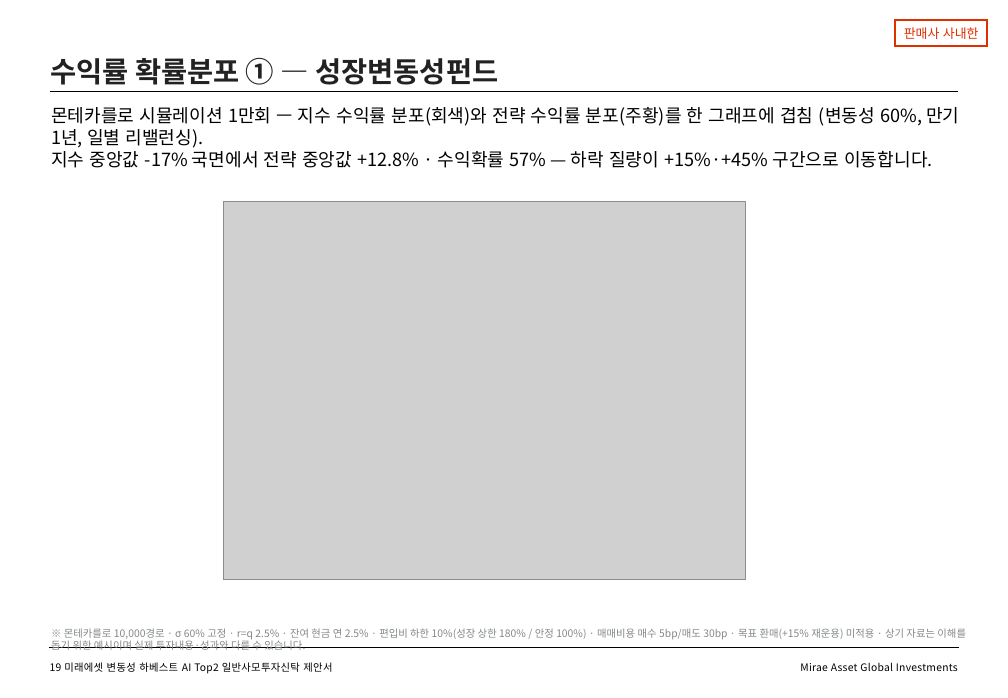
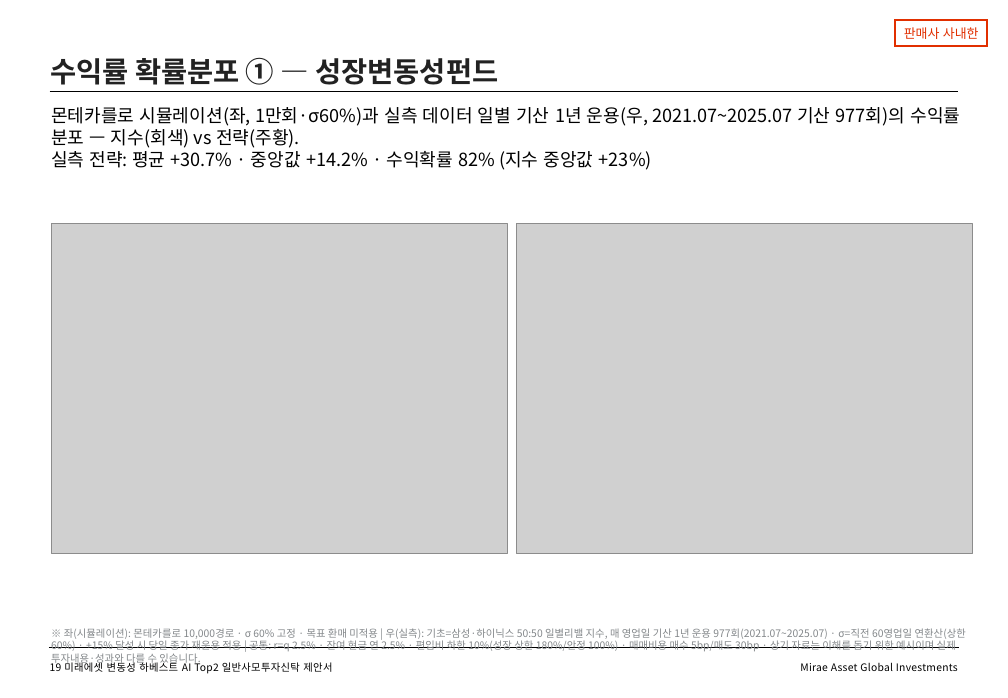
Before and after one commit to gamer383-bit/Volatility-Fund, a slide deck: slide 20 of 제안서/변동성하베스트_AITop2_제안서_v2_20260727.pptx. Drawn at 1008x698 pixels with LibreOffice and Linux fonts; fonts in the diff are those of the drawing; grey boxes stand for pictures. Boxes give left, top, right and bottom in pixels: in the first picture for what was removed or moved away, otherwise in the second. Text is boxed around its words. In the diff, an @@ line names an element or a change of style, - is before the commit and + after.

```diff
--- a/제안서/변동성하베스트_AITop2_제안서_v2_20260727.pptx
+++ b/제안서/변동성하베스트_AITop2_제안서_v2_20260727.pptx
@@ text at bbox=[51, 107, 961, 170]: text changed @@
-몬테카를로 시뮬레이션 1만회 — 지수 수익률 분포(회색)와 전략 수익률 분포(주황)를 한 그래프에 겹침 (변동성 60%, 만기 1년, 일별 리밸런싱).
-지수 중앙값 -17% 국면에서 전략 중앙값 +12.8% · 수익확률 57% — 하락 질량이 +15%·+45% 구간으로 이동합니다.
+몬테카를로 시뮬레이션(좌, 1만회·σ60%)과 실측 데이터 일별 기산 1년 운용(우, 2021.07~2025.07 기산 977회)의 수익률 분포 — 지수(회색) vs 전략(주황).
+실측 전략: 평균 +30.7% · 중앙값 +14.2% · 수익확률 82% (지수 중앙값 +23%)
@@ picture: place and size @@
-picture at bbox=[223, 201, 746, 580]
+picture at bbox=[51, 223, 507, 554]
@@ picture added at bbox=[517, 223, 973, 554] @@
@@ text at bbox=[51, 628, 966, 665]: text changed @@
-※ 몬테카를로 10,000경로 · σ 60% 고정 · r=q 2.5% · 잔여 현금 연 2.5% · 편입비 하한 10%(성장 상한 180% / 안정 100%) · 매매비용 매수 5bp/매도 30bp · 목표 환매(+15% 재운용) 미적용 · 상기 자료는 이해를 돕기 위한 예시이며 실제 투자내용·성과와 다를 수 있습니다.
+※ 좌(시뮬레이션): 몬테카를로 10,000경로 · σ 60% 고정 · 목표 환매 미적용 | 우(실측): 기초=삼성·하이닉스 50:50 일별리밸 지수, 매 영업일 기산 1년 운용 977회(2021.07~2025.07) · σ=직전 60영업일 연환산(상한 60%) · +15% 달성 시 당일 종가 재운용 적용 | 공통: r=q 2.5% · 잔여 현금 연 2.5% · 편입비 하한 10%(성장 상한 180%/안정 100%) · 매매비용 매수 5bp/매도 30bp · 상기 자료는 이해를 돕기 위한 예시이며 실제 투자내용·성과와 다를 수 있습니다.
```
Also in this commit, not shown: 1 other slide changed, 3 other files.
